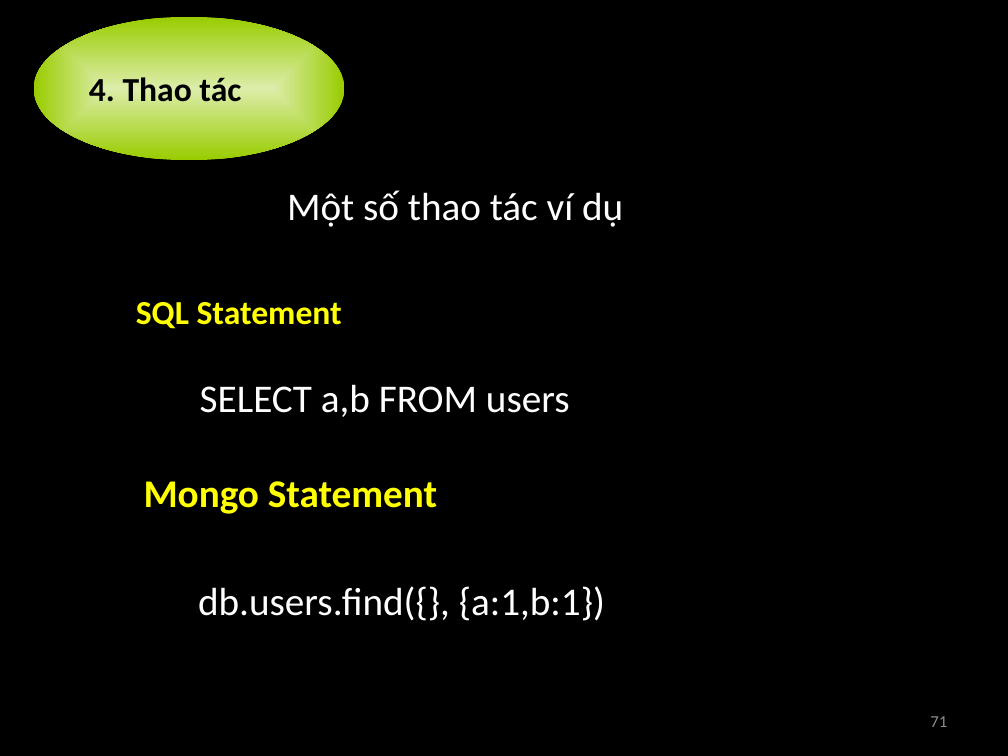
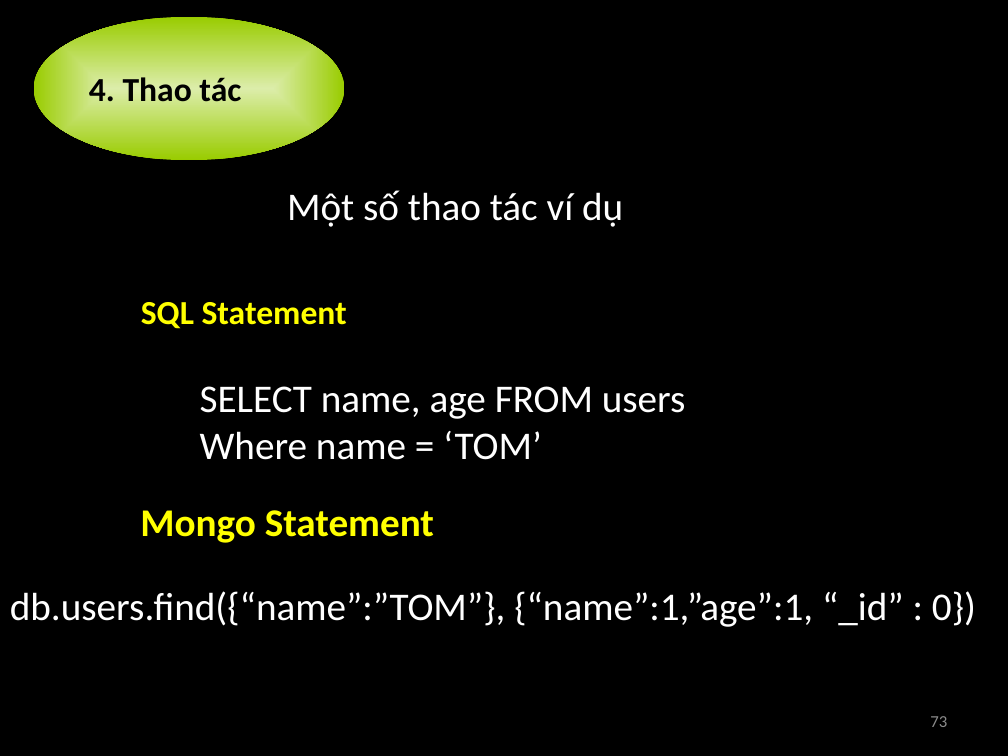
Before and after one commit to nguyenminhthong27/academic-term2-2012-distributed-application-group-21, a slide deck: slide 73 of 0.Seminar MongoDB/Introduction MongoDB.pptx (slide 71 before the commit). Drawn at 1008x756 pixels with LibreOffice and Linux fonts; fonts in the diff are those of the drawing. Boxes give left, top, right and bottom in pixels: in the first picture for what was removed or moved away, otherwise in the second. Text is boxed around its words. In the diff, an @@ line names an element or a change of style, - is before the commit and + after.

```diff
--- a/0.Seminar MongoDB/Introduction MongoDB.pptx
+++ b/0.Seminar MongoDB/Introduction MongoDB.pptx
@@ text "SQL Statement" moved from (x1=136, y1=302, x2=342, y2=329) to (x1=141, y1=302, x2=347, y2=329) @@
@@ text at (x1=200, y1=386, x2=686, y2=460): text changed @@
-SELECT a,b FROM users
+SELECT name, age FROM users
+Where name = ‘TOM’
@@ text "Mongo Statement" moved from (x1=144, y1=481, x2=437, y2=514) to (x1=140, y1=510, x2=434, y2=543) @@
@@ text at (x1=10, y1=591, x2=976, y2=627): text changed @@
-db.users.find({}, {a:1,b:1})
+db.users.find({“name”:”TOM”}, {“name”:1,”age”:1, “_id” : 0})
@@ page number at (x1=930, y1=716, x2=947, y2=727): text changed @@
-71
+73
```
Also in this commit, not shown: 3 other slides changed, 1 slide added, 2 slides removed.
